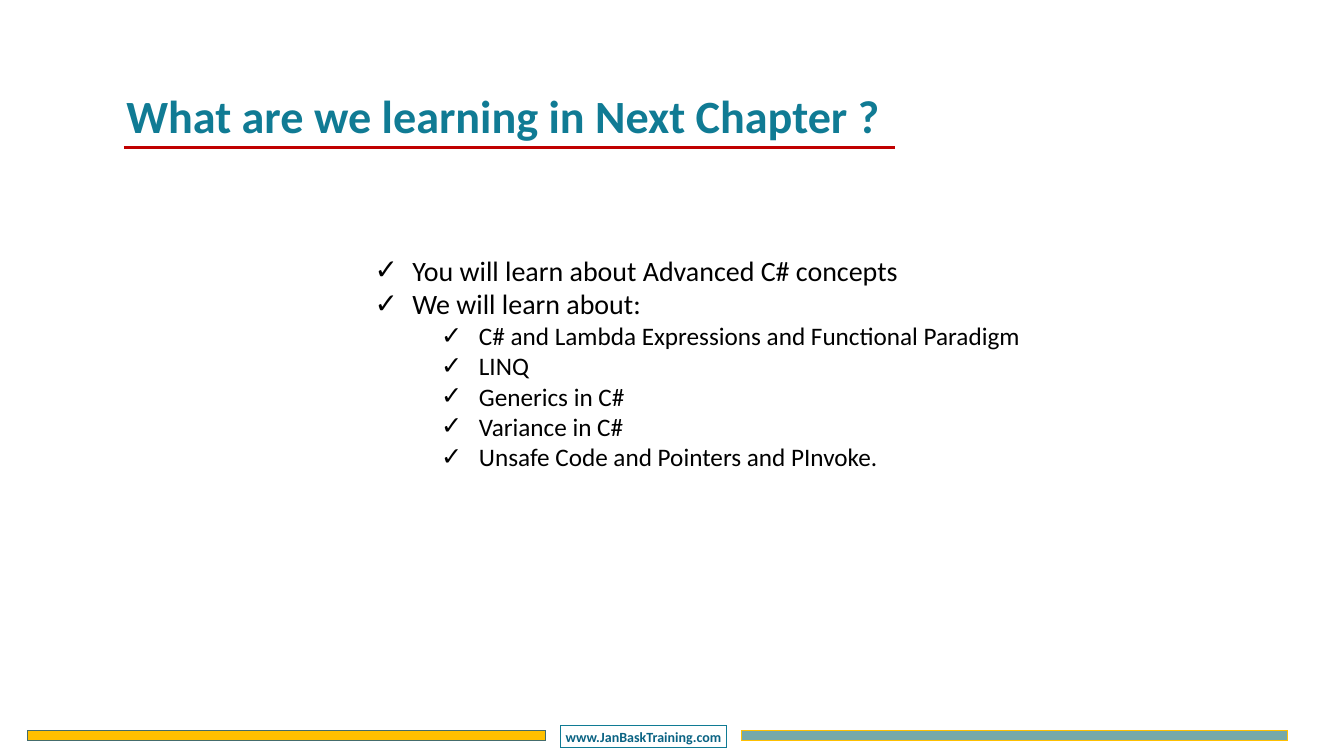
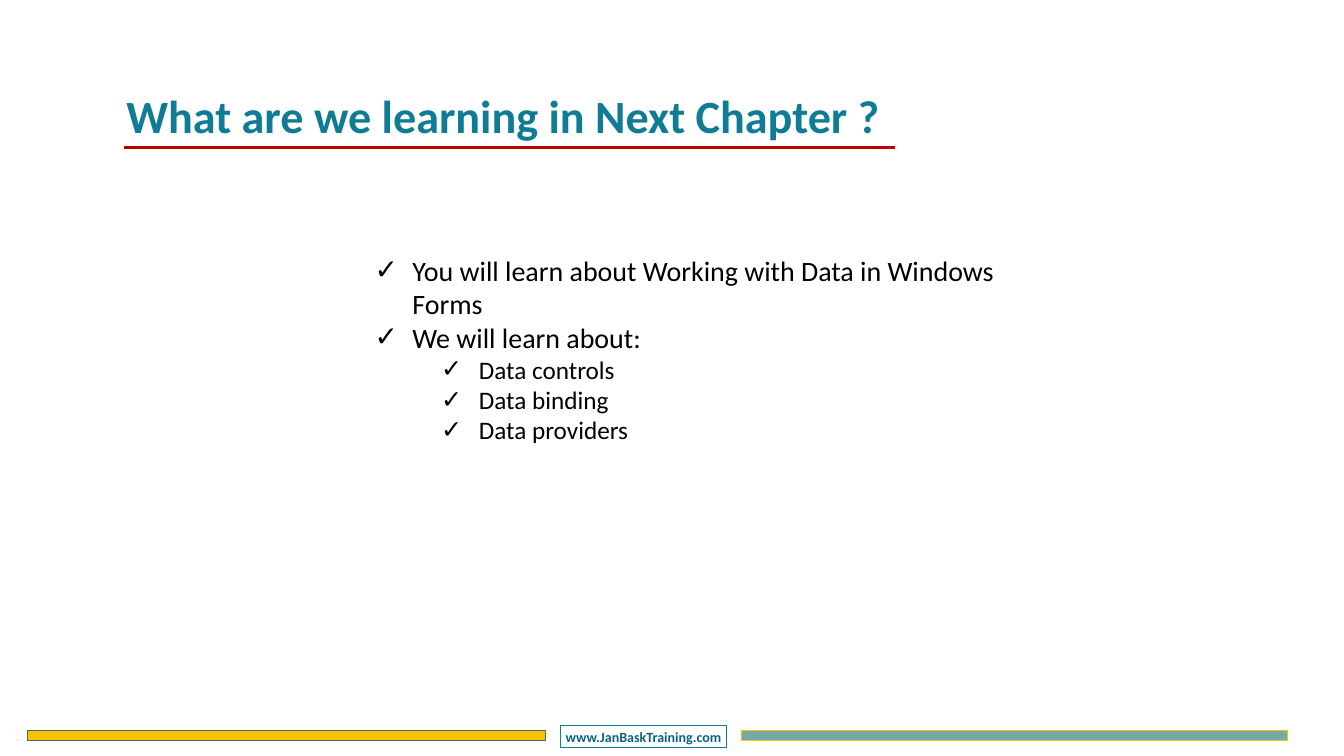
Before and after one commit to DotNetTraining/DotNetDesktop, a slide deck: slide 39 of slides/WFA/WFA - Chapter2.pptx (slide 10 before the commit). Drawn at 1344x756 pixels with LibreOffice and Linux fonts; fonts in the diff are those of the drawing; background and template pictures are left out. Boxes give left, top, right and bottom in pixels: in the first picture for what was removed or moved away, otherwise in the second. Text is boxed around its words. In the diff, an @@ line names an element or a change of style, - is before the commit and + after.

```diff
--- a/slides/WFA/WFA - Chapter2.pptx
+++ b/slides/WFA/WFA - Chapter2.pptx
@@ text at [412, 261, 994, 315]: text changed @@
-    ✓ You will learn about Advanced C# concepts
+    ✓ You will learn about Working with Data in Windows Forms
@@ text at [479, 361, 628, 443]: text changed @@
-      ✓ C# and Lambda Expressions and Functional Paradigm
-      ✓ LINQ
-      ✓ Generics in C#
-      ✓ Variance in C#
-      ✓ Unsafe Code and Pointers and PInvoke.
+      ✓ Data controls
+      ✓ Data binding
+      ✓ Data providers
```
Also in this commit, not shown: 2 other slides changed, 34 slides added, 5 slides removed, 2 other files.
